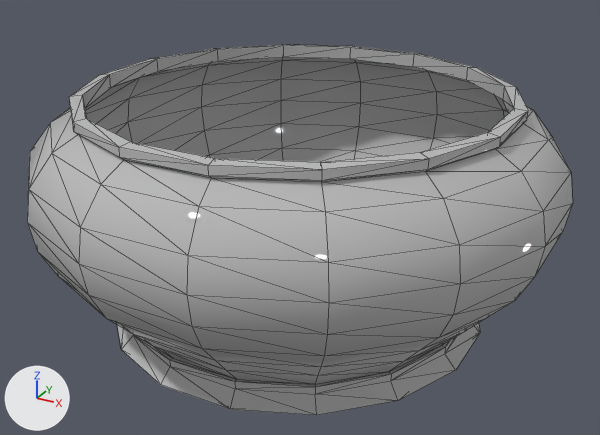
Two versions of the FBX model ISO_ARPG/Assets/2_Environment/Environment Objects/GOX_Props_Vase2.fbx, one commit apart.
Both versions are drawn from a camera (50 mm lens) standing at (0.394, -0.711, 0.464) and looking at (0.011, -0.015, 0.116). Arrows for +X, +Y and +Z are at lower left; the lights stay in place. Mesh edges are drawn as thin lines. Where no turn or scale is listed for an object, it has been applied to the vertices.

The first picture shows 'Vase002'.
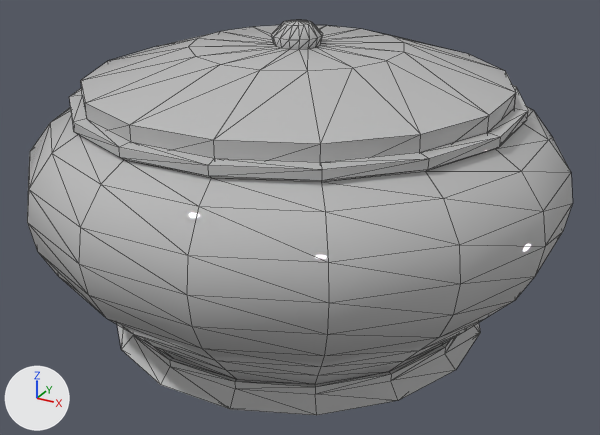
Location of each change, (x1, y1, x2, y2) in pixels of the pictures (600 x 435 px):
'Vase002', reshaped (7% taller): before (27, 45, 573, 415); after (27, 20, 573, 415)
part 1 of me_mesh, added: after (81, 20, 516, 162)

What changed in the scene script:
```text
Change me_mesh:
    used by ob_vase002; location = (0.0, 0.0, 0.0)
    remove me_mesh.from_pydata(...)  # 256 vertices, 494 faces; spans x -0.269..0.269, y -0.269..0.269, z 0.003..0.247
    add me_mesh.from_pydata(...)  # 370 vertices, 718 faces; spans x -0.269..0.269, y -0.269..0.269, z 0.003..0.316
    me_mesh part 1: a new loose piece of 114 vertices spanning x -0.207..0.207, y -0.207..0.207, z 0.232..0.316, in mat_vasemat (its picture is missing)
```
